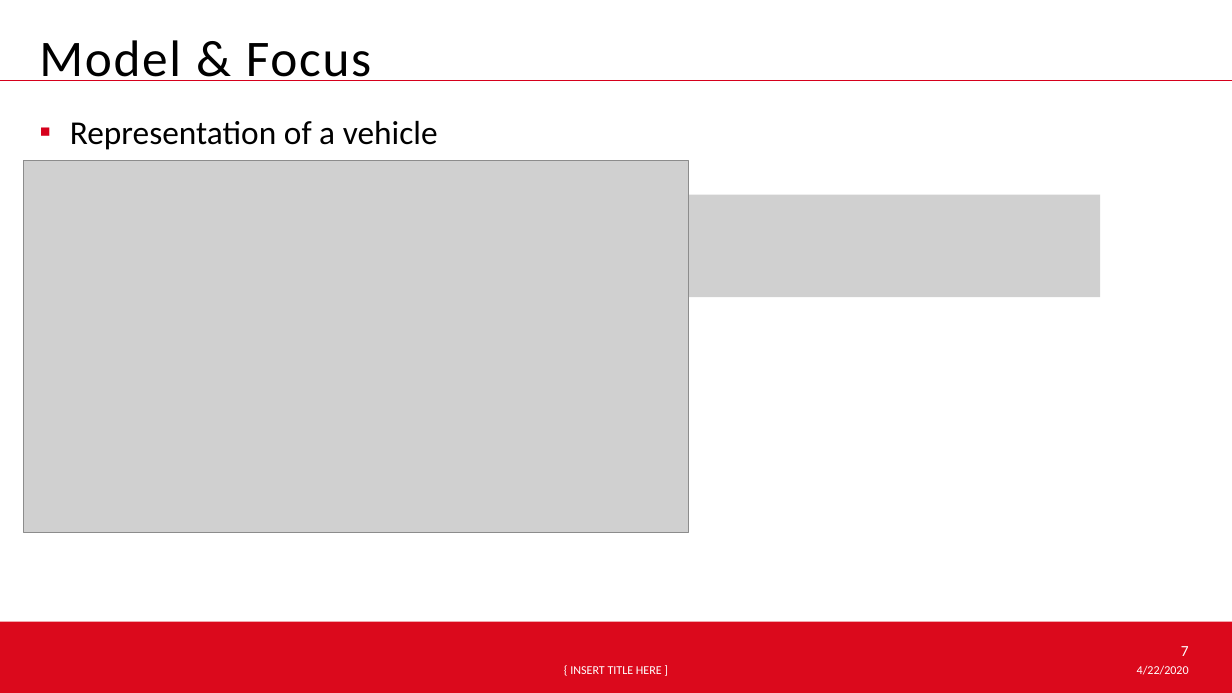
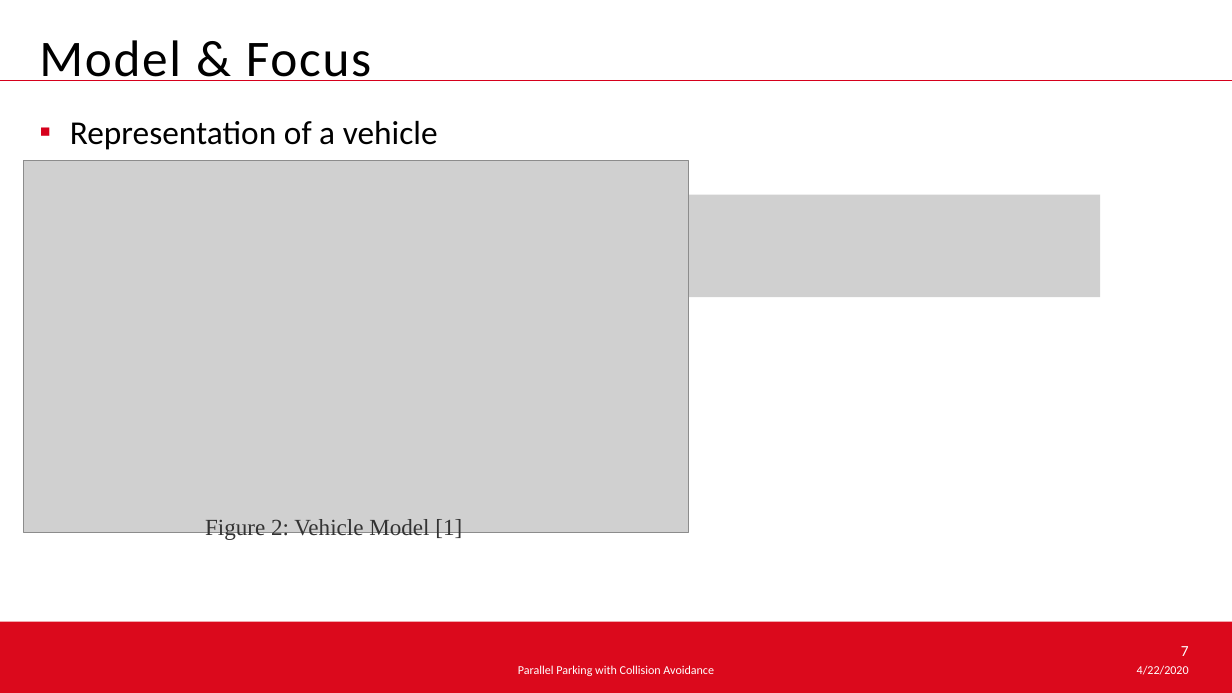
Before and after one commit to hehonglu123/optimal_control, a slide deck: slide 7 of Optimal Control Theory.pptx. Drawn at 1232x693 pixels with LibreOffice and Linux fonts; fonts in the diff are those of the drawing; grey boxes stand for pictures; background and template pictures are left out. Boxes give left, top, right and bottom in pixels: in the first picture for what was removed or moved away, otherwise in the second. Text is boxed around its words. In the diff, an @@ line names an element or a change of style, - is before the commit and + after.

```diff
--- a/Optimal Control Theory.pptx
+++ b/Optimal Control Theory.pptx
@@ text added at (205,519,462,541), 18 pt, text #333333 @@
+Figure 2: Vehicle Model [1]
@@ text at (518,665,714,676): text changed @@
-{ INSERT TITLE HERE ]
+Parallel Parking with Collision Avoidance
```
Also in this commit, not shown: 11 other slides changed, 7 slides added, 3 slides removed.
